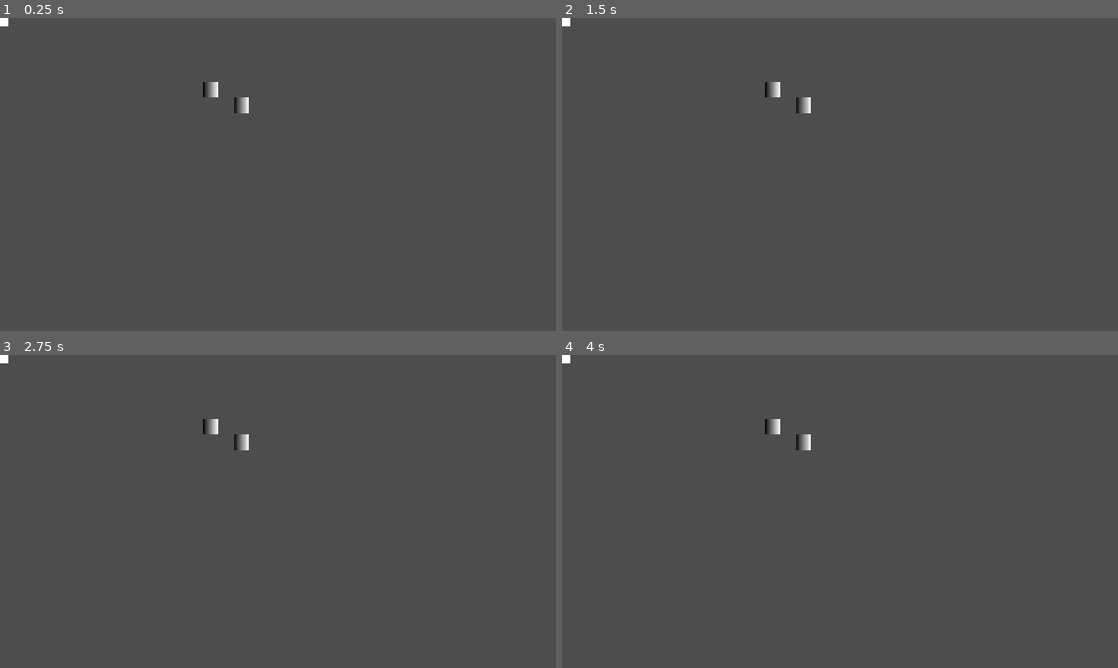
Above: before the commit, frames 1-4 (two rows, left to right).
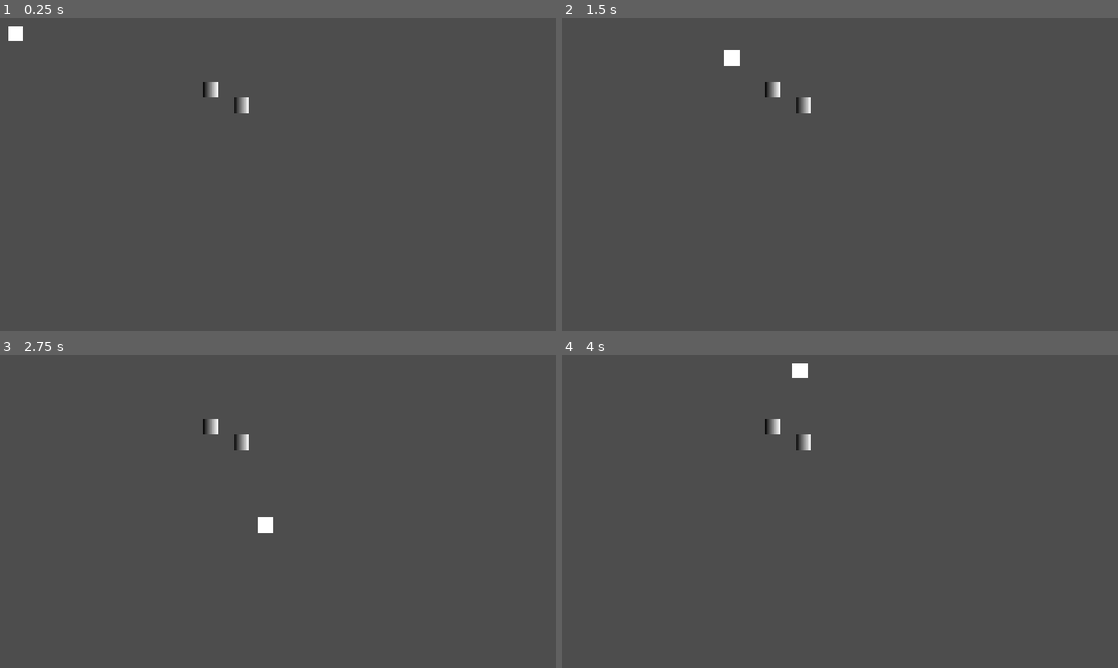
Above: after the commit, the same moments.

Repository: MukkiGames-Production/GithubGameJam2026
Game: Godot game, scene res://player_move_scene.tscn
Same seed, same stepped clock (60 frames per second), same inputs: the game is played once before the commit and once after it.
Inputs:
- Up to frame 1 (0.25 s): no input
- Up to frame 2 (1.5 s): tap Enter at 0.5 s; hold D (ui_right) 0.53-1.28 s; hold S (ui_down) from 1.28 s (still down)
- Up to frame 3 (2.75 s): release S (ui_down) at 2.03 s; hold D (ui_right) from 2.03 s (still down)
- Up to frame 4 (4 s): release D (ui_right) at 2.78 s; hold W (ui_up) 2.78-3.53 s; hold A (ui_left) from 3.53 s (still down)

The runs differ from the first frame. In frame 1, 0.2% of the frame differs, in the area x 0-5%, y 0-8%; in frame 2, 0.2%, in the area x 0-32%, y 0-16%; in frame 3, 0.2%; in frame 4, 0.2%.
Error before the commit: Parse Error: Identifier "level" not declared in the current scope. (res://player.gd:44)

Commit message:
fixed movement

Diff:
--- a/shifting-babaisyou-2/player.gd
+++ b/shifting-babaisyou-2/player.gd
@@ -2,7 +2,7 @@
 
 @export var tile_size: int = 64
 @export var move_speed: float = 6.0
-
+@export var level: Node2D
 var inputs := {
 	&"ui_right": Vector2.RIGHT,
 	&"ui_left": Vector2.LEFT,
@@ -40,8 +40,6 @@
 	ray.target_position = desired_dir * tile_size
 	ray.force_raycast_update()
 
-func _on_move_finished() -> void:
-	level.check_win()
 	if ray.is_colliding():
 		_bump(ray.get_collider())
 		return
@@ -55,8 +53,14 @@
 	await tween.finished
 	moving = false
 
+	_on_move_finished()
 	# Immediately try the next move if the player is still holding a direction
 	try_move()
+
+
+func _on_move_finished() -> void:
+	if level != null:
+		level.check_win()
 
 
 ## Lets whatever we walked into react, e.g. a shift piece shifting its row or
--- a/shifting-babaisyou-2/player_move_scene.tscn
+++ b/shifting-babaisyou-2/player_move_scene.tscn
@@ -19,7 +19,8 @@
 walls_layer = NodePath("Walls")
 goals_layer = NodePath("Hazards")
 
-[node name="Player" parent="Level" unique_id=1575326642 instance=ExtResource("2_t44kd")]
+[node name="Player" parent="Level" unique_id=1575326642 node_paths=PackedStringArray("level") instance=ExtResource("2_t44kd")]
+level = NodePath("..")
 
 [node name="Floor" type="TileMapLayer" parent="Level" unique_id=1678928662]
 scale = Vector2(2, 2)
--- a/shifting-babaisyou-2/tests/test_matrix_board.gd
+++ b/shifting-babaisyou-2/tests/test_matrix_board.gd
@@ -74,8 +74,10 @@
 	_check(player != null, "player scene is instanced")
 	if player == null:
 		return
-	var body := player.get_node_or_null("Level/CharacterBody2D")
-	_check(body != null, "player has its CharacterBody2D")
+	var body = player.get_node_or_null("Level/Player")
+	if body == null and player.has_method("try_move"):
+		body = player  # the board instances player.tscn directly
+	_check(body != null, "player node resolved")
 	if body == null:
 		return
 	_check(body.position == Vector2(32, 32), "player snapped onto the 64 px grid")
